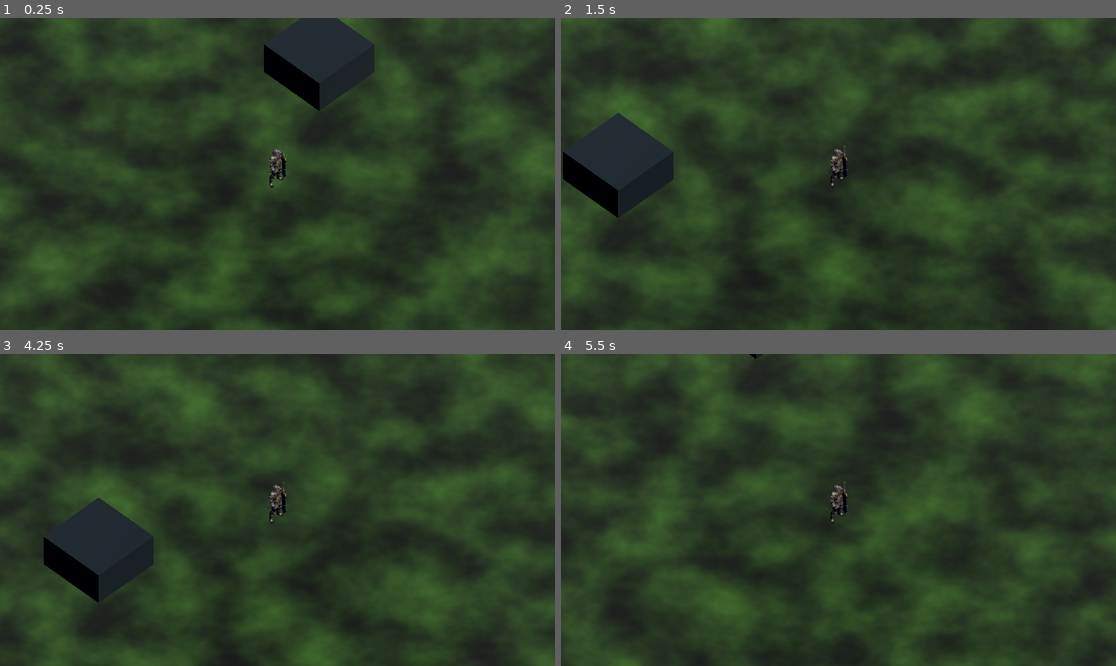
Above: before the commit, frames 1-4 (two rows, left to right).
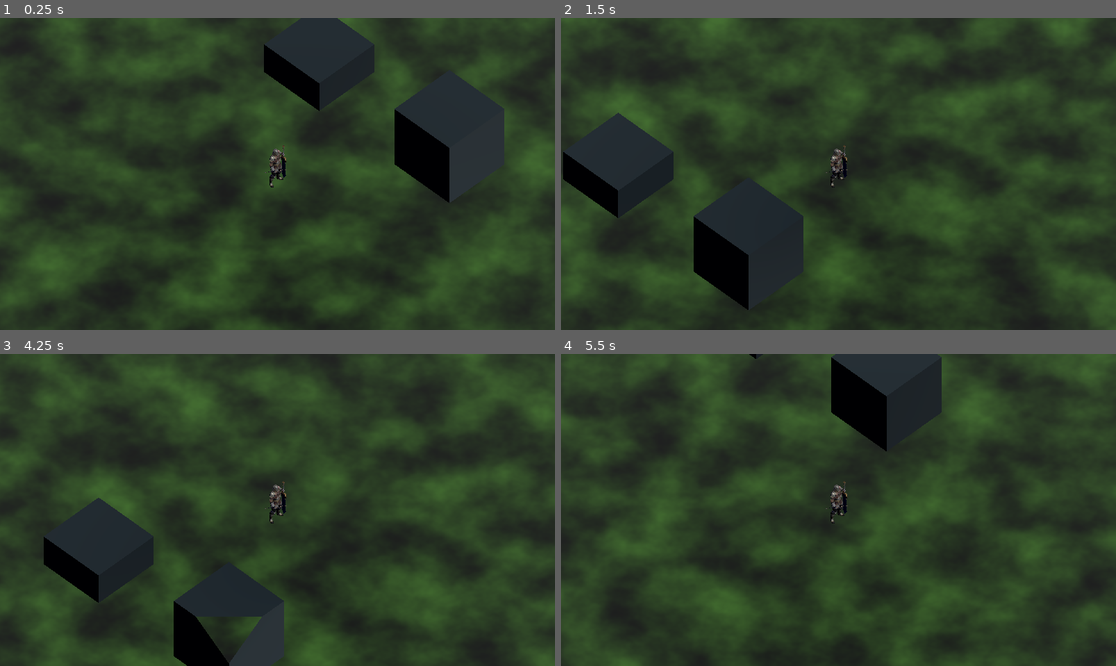
Above: after the commit, the same moments.

Repository: telmotrooper/diablo
Game: Godot game, scene res://main.tscn
The game is run twice, just before and just after one commit, with the same random seed, the same clock (stepped at 60 frames per second) and the same inputs.
Inputs:
- Up to frame 1 (0.25 s): no input
- Up to frame 2 (1.5 s): tap Enter (ui_accept) at 0.5, 0.77 s; hold Right (ui_right) 0.53-1.28 s; hold Down (ui_down) from 1.28 s (still down)
- Up to frame 3 (4.25 s): tap Enter (ui_accept) at 1.52, 3.02, 3.77 s; release Down (ui_down) at 2.03 s; hold Right (ui_right) 2.03-2.78 s; hold Up (ui_up) 2.78-3.53 s; hold Left (ui_left) from 3.53 s (still down)
- Up to frame 4 (5.5 s): tap Enter (ui_accept) at 4.52 s; release Left (ui_left) at 5.03 s; hold Down (ui_down) from 5.03 s (still down)

The runs differ from the first frame. In frame 1, 2.9% of the frame differs, in the area x 71-91%, y 18-60%; in frame 2, 3.2%, in the area x 23-44%, y 52-94%; in frame 3, 2.8%; in frame 4, 3.1%.

Commit message:
Increase collision shape of player

Diff:
--- a/scenario.tscn
+++ b/scenario.tscn
@@ -19,7 +19,7 @@
 albedo_texture = SubResource("NoiseTexture2D_gj4ik")
 
 [sub_resource type="CapsuleShape3D" id="CapsuleShape3D_fa70e"]
-radius = 0.1
+radius = 0.125
 height = 0.6
 
 [sub_resource type="Gradient" id="Gradient_fm51n"]
@@ -74,8 +74,15 @@
 [node name="DirectionalLight3D" type="DirectionalLight3D" parent="."]
 transform = Transform3D(1, 0, 0, 0, 0.5, 0.866025, 0, -0.866025, 0.5, 0, 3, 0)
 
-[node name="CSGBox3D" type="CSGBox3D" parent="."]
+[node name="Building" type="CSGBox3D" parent="."]
 transform = Transform3D(1, 0, 0, 0, 1, 0, 0, 0, 1, 1.8, 0, -1)
 use_collision = true
 collision_layer = 4
 material = SubResource("StandardMaterial3D_va8vu")
+
+[node name="Building2" type="CSGBox3D" parent="."]
+transform = Transform3D(1, 0, 0, 0, 1, 0, 0, 0, 1, 1.8, 0, 1.36328)
+use_collision = true
+collision_layer = 4
+size = Vector3(1, 2, 1)
+material = SubResource("StandardMaterial3D_va8vu")
